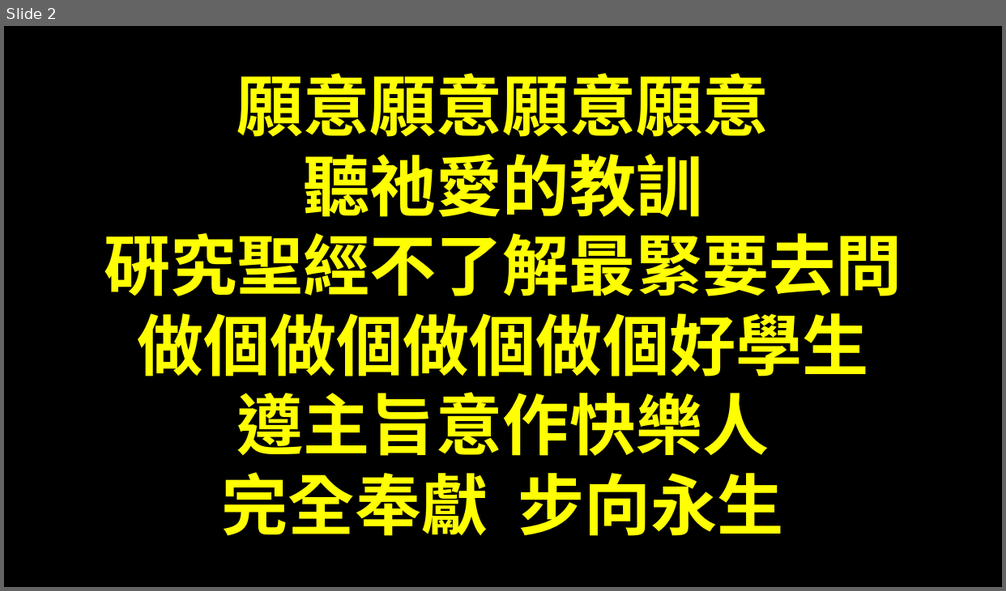
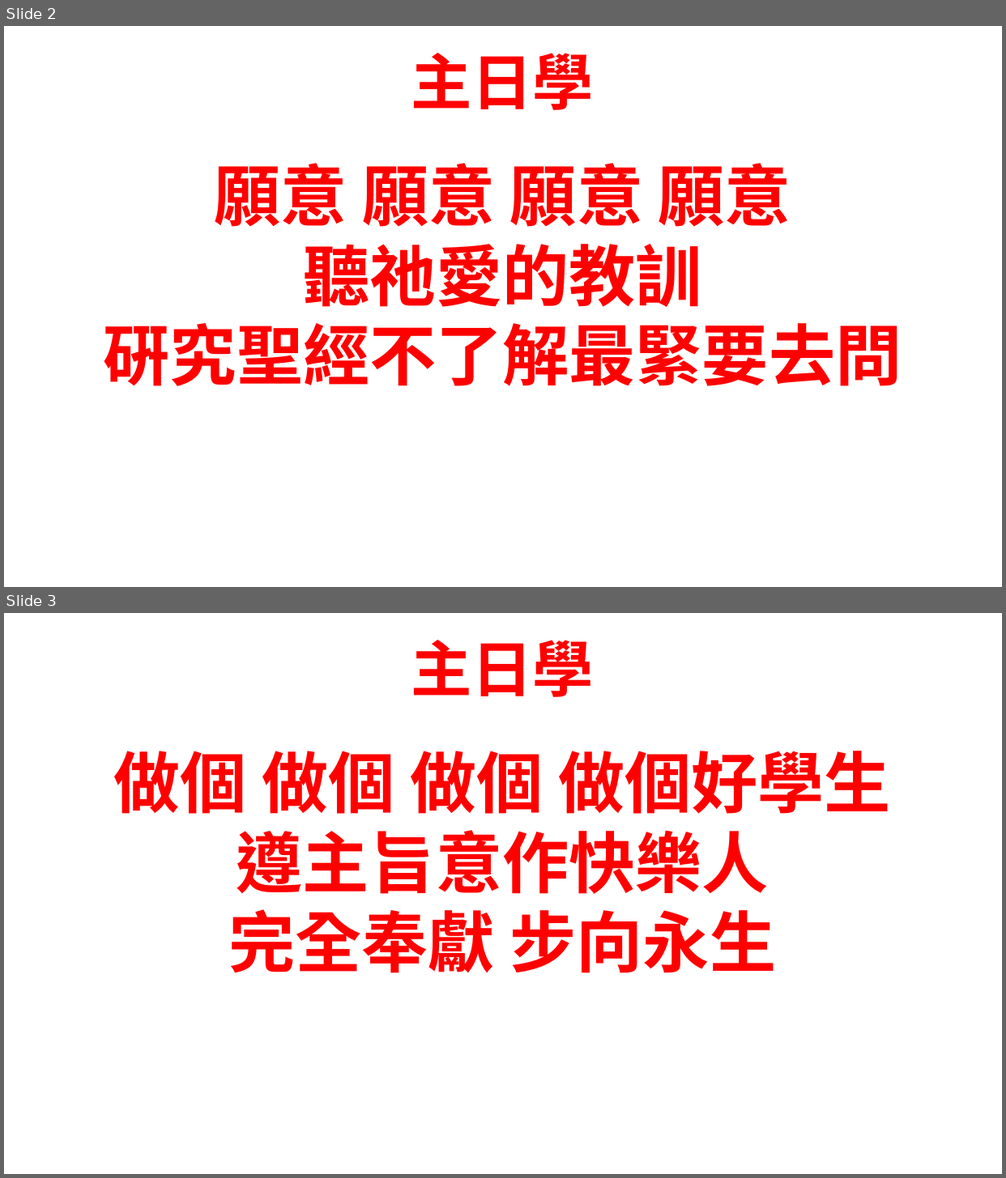
Before and after one commit to batisuoc/bible-school, a slide deck: 主日學.pptx. Shown one above the other, each under a label of ours: slide 2 before the commit, slides 2 and 3 after it. The pictures are 1006x591 and 1006x1178 pixels, drawn with LibreOffice and Linux fonts; fonts in the diff are those of the drawing; background and template pictures are left out. Boxes give left, top, right and bottom in pixels: in the first picture for what was removed or moved away, otherwise in the second. Text is boxed around its words. In the diff, an @@ line names an element or a change of style, - is before the commit and + after.

```diff
--- a/主日學.pptx
+++ b/主日學.pptx
@@ slide 3 added at [4,613,1002,1174], background picture (left out) @@
@@ text added at [411,640,594,697], 44 pt, text #FF0000, bold @@
+主日學
@@ text added at [114,751,891,973], 48 pt, text #FF0000, bold @@
+做個 做個 做個 做個好學生
+遵主旨意作快樂人
+完全奉獻 步向永生
@@ slide 2 changed as well @@
@@ background #000000 to picture (left out) @@
@@ text added at [411,53,594,110], 44 pt, text #FF0000, bold @@
+主日學
@@ text "願意 願意 願意 願意": place and size @@
-text "願意 願意 願意 願意" at [104,73,901,536]
+text "願意 願意 願意 願意" at [104,163,901,386]
@@ text "願意 願意 願意 願意" at [104,163,901,386]: vertical alignment middle to top @@
@@ text at [214,163,791,227]: text changed; text colour #FFFF00 to #FF0000 @@
-願意願意願意願意
+願意 願意 願意 願意
@@ text at [104,244,901,386]: text colour #FFFF00 to #FF0000 in "聽祂愛的教訓", "硏究聖經不了解最緊要去問" @@
@@ text at [137,314,868,536]: paragraphs removed @@
-做個做個做個做個好學生
-遵主旨意作快樂人
-完全奉獻 步向永生
```
Also in this commit, not shown: 1 other slide changed.
